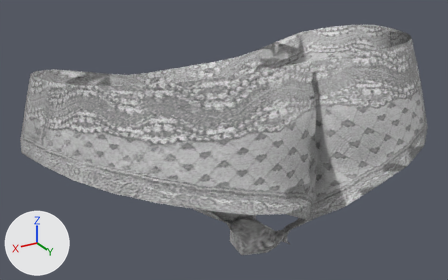
A saved change to the glTF model apps/web/public/assets/3dx/clothes/underwear/3dx_f_underwear_panties.glb.
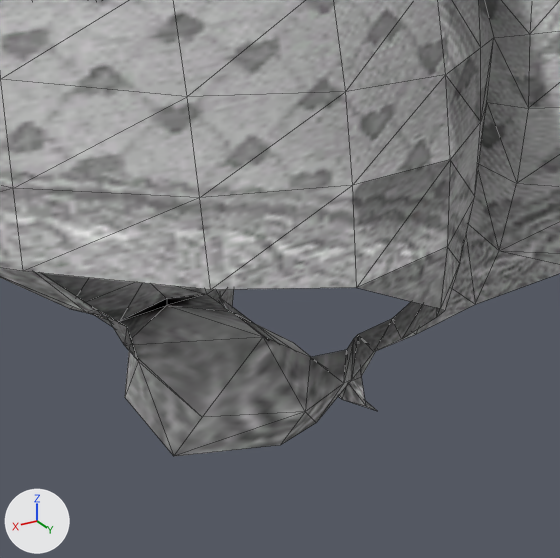
Each version appears first whole from a camera (50 mm lens) standing at (0.245, 0.381, 1.12) and looking at (0.014, -0.004, 0.927), and next in a close-up on the part from 44% to 75% of the width and 52% to 100% of the height. Arrows for +X, +Y and +Z are at lower left; the lights stay in place. The first two pictures are the older version. The close-ups show mesh edges as thin lines. Vertices at exactly the same position are counted once.

Objects in the first close-up: 'pantie_1'.
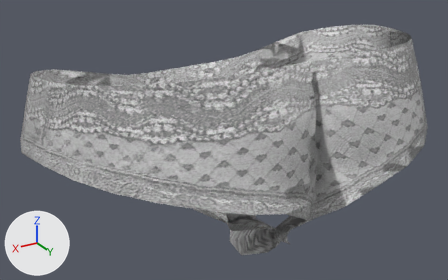
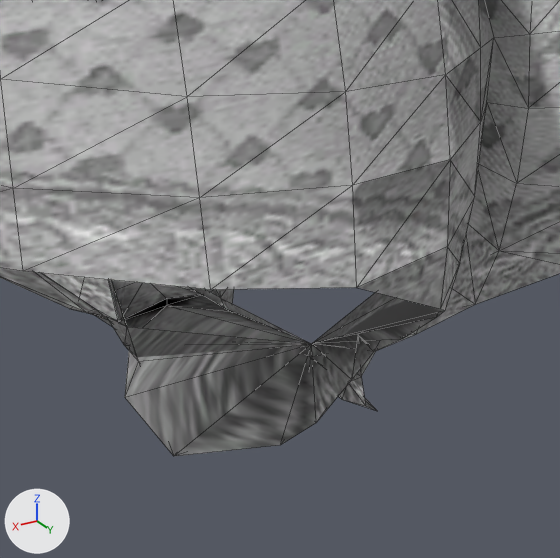
Boxes [x1, y1, x2, y2] around the edits, measured in the close-ups (560 x 558 px):
part 1 of me_pantie_1, added: after [43, 273, 444, 456]

The change, as a list of edits to the scene's bpy script:
```text
Change me_pantie_1:
    used by ob_pantie_1; location = (0.0, 0.0, 0.0)
    remove me_pantie_1.from_pydata(...)  # 312 vertices, 530 faces; spans x -0.165..0.165, y -0.106..0.113, z 0.844..1.012
    add me_pantie_1.from_pydata(...)  # 314 vertices, 583 faces; spans x -0.165..0.165, y -0.106..0.113, z 0.844..1.012
    me_pantie_1 part 1
    2 vertices are added at (0.001, -0.029, 0.857), (0.0, 0.049, 0.87)
    53 new faces join them
```
